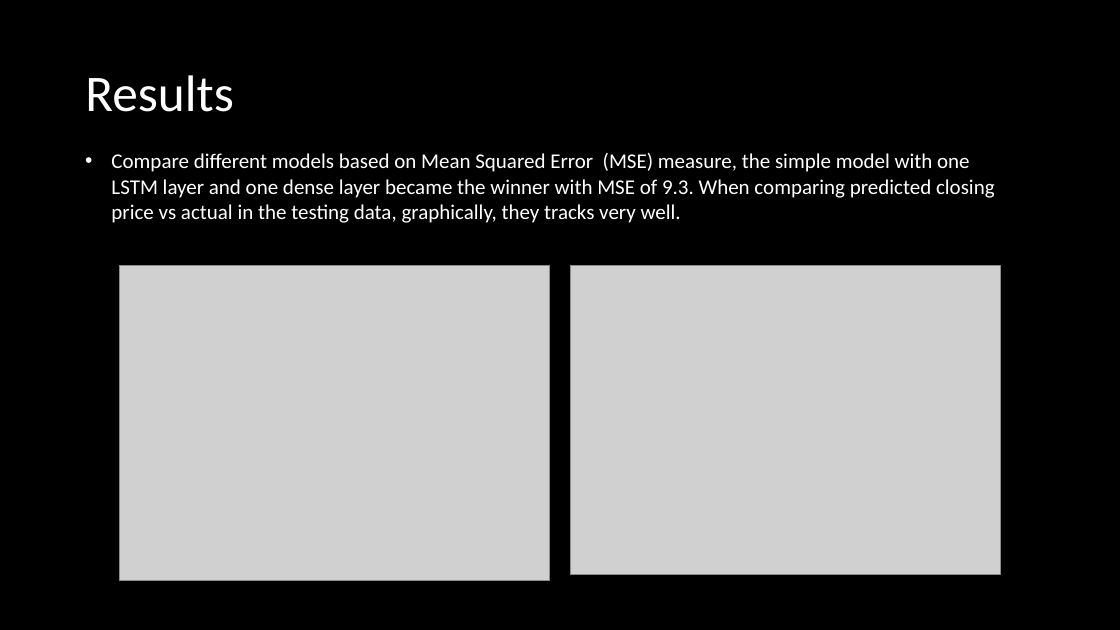
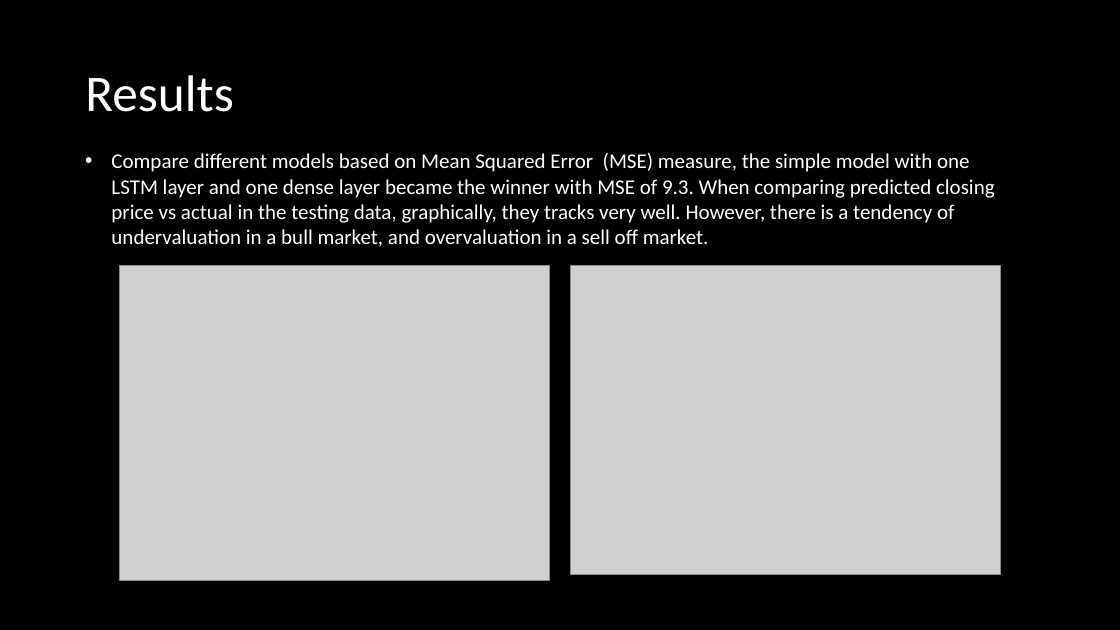
Before and after one commit to alexxlu/Project4, a slide deck: slide 5 of Stock Price prediction.pptx. Drawn at 1120x630 pixels with LibreOffice and Linux fonts; fonts in the diff are those of the drawing; grey boxes stand for pictures. Boxes give left, top, right and bottom in pixels: in the first picture for what was removed or moved away, otherwise in the second. Text is boxed around its words. In the diff, an @@ line names an element or a change of style, - is before the commit and + after.

```diff
--- a/Stock Price prediction.pptx
+++ b/Stock Price prediction.pptx
@@ text at (111,153,995,247): text changed @@
-• Compare different models based on Mean Squared Error (MSE) measure, the simple model with one LSTM layer and one dense layer became the winner with MSE of 9.3. When comparing predicted closing price vs actual in the testing data, graphically, they tracks very well.
+• Compare different models based on Mean Squared Error (MSE) measure, the simple model with one LSTM layer and one dense layer became the winner with MSE of 9.3. When comparing predicted closing price vs actual in the testing data, graphically, they tracks very well. However, there is a tendency of undervaluation in a bull market, and overvaluation in a sell off market.
```
Also in this commit, not shown: 5 other slides changed, 2 other files.
